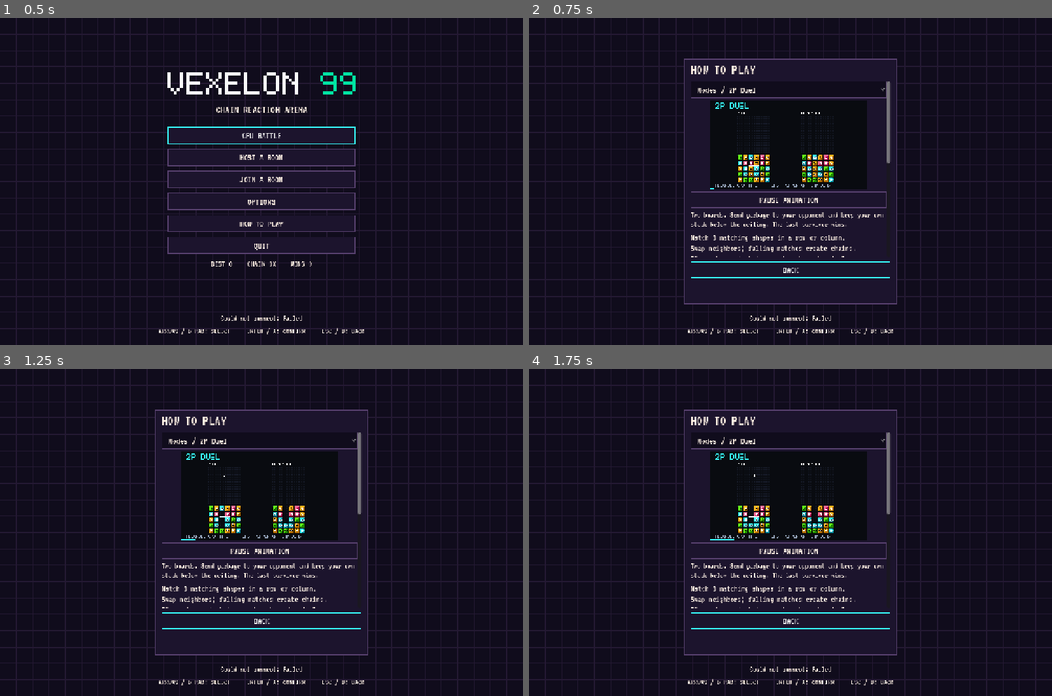
Above: before the commit, frames 1-4 (two rows, left to right).
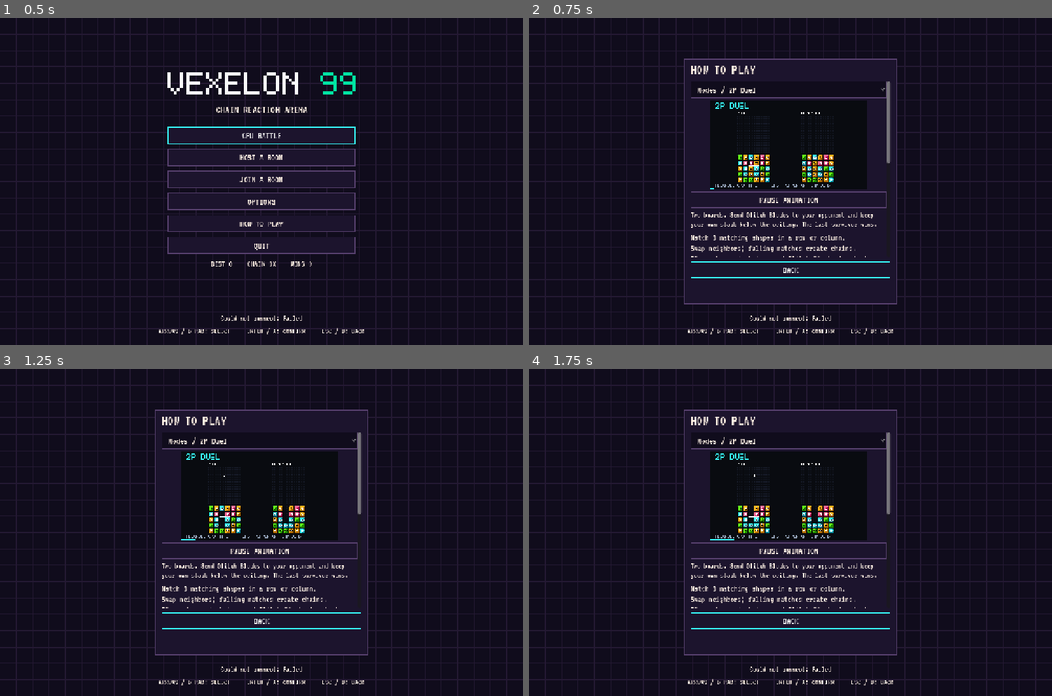
Above: after the commit, the same moments.

Repository: cdomin1/cascadia-99
Game: Godot game, scene res://scenes/main.tscn
The game is run twice, just before and just after one commit, with the same random seed, the same clock (stepped at 60 frames per second) and the same inputs.
Inputs:
- Up to frame 1 (0.5 s): no input
- Up to frame 2 (0.75 s): click "HOW TO PLAY" at 0.5 s
- Up to frame 3 (1.25 s): no input
- Up to frame 4 (1.75 s): click "CPU BATTLE" at 1.25 s

Frame 1 is identical in both runs. In frame 2, 0.4% of the frame differs, in the area x 31-68%, y 59-74%; in frame 3, 0.4%; in frame 4, 0.4%.

Commit message:
Introduce corrupted vector Glitch slabs and synchronized incoming labels

Diff:
--- a/godot/assets/tutorials/catalog.json
+++ b/godot/assets/tutorials/catalog.json
@@ -10,7 +10,7 @@
       "id": "duel",
       "title": "2P Duel",
       "group": "Modes",
-      "description": "Two boards. Send garbage to your opponent and keep your own stack below the ceiling. The last survivor wins."
+      "description": "Two boards. Send Glitch Blocks to your opponent and keep your own stack below the ceiling. The last survivor wins."
     },
     {
       "id": "quad",
@@ -22,7 +22,7 @@
       "id": "teams",
       "title": "2v2 Teams",
       "group": "Modes",
-      "description": "Two teams of two. Attack the opposing team. A surviving teammate keeps your team in the game; Pulse can rescue a teammate with pending garbage."
+      "description": "Two teams of two. Attack the opposing team. A surviving teammate keeps your team in the game; Pulse can rescue a teammate with pending Glitch Blocks."
     },
     {
       "id": "battle",
@@ -38,15 +38,15 @@
     },
     {
       "id": "garbage",
-      "title": "Break industrial garbage",
+      "title": "Glitch Break",
       "group": "Mechanics",
-      "description": "Clear next to a slab to fracture it. Garbage releases active panels from the bottom upward. Your attacks cancel pending garbage before sending any excess."
+      "description": "Clear next to a slab to fracture it. Glitch Blocks release active tiles from the bottom upward. Your attacks cancel pending Glitch Blocks before sending any excess."
     },
     {
       "id": "pulse",
       "title": "Pulse — defend & rescue",
       "group": "Flux",
-      "description": "Spend 35 Flux to remove one row-equivalent of pending garbage. If your queue is empty in teams, Pulse protects a living teammate instead. The example starts with full Flux."
+      "description": "Spend 35 Flux to remove one row-equivalent of pending Glitch Blocks. If your queue is empty in teams, Pulse protects a living teammate instead. The example starts with full Flux."
     },
     {
       "id": "shift",
--- a/godot/scripts/board_view.gd
+++ b/godot/scripts/board_view.gd
@@ -182,15 +182,7 @@
 	for block in blocks:
 		var rect = Rect2(bounds.position+Vector2(block.x*cell+cell/60,(block_y(block)-rise)*cell+cell/60),Vector2(block.width*cell-cell/30,block.height*cell-cell/30))
 		rect.position=rect.position.round()
-		view.draw_texture_rect(slab_texture(block),rect,false)
-		if not reduce_motion:
-			var age=clock-float(breaks.get(str(block.id),clock))
-			var breaking=block.get("state")=="breaking"
-			var color=Color("#38FFFF" if breaking and fx.flashing=="full" and age<.128 and int(age/.032)%2==0 else "#008299")
-			for dx in range(3,int(rect.size.x)-3,12): view.draw_rect(Rect2(rect.position+Vector2(dx,roundf(rect.size.y/2)),Vector2(6,2)),color)
-			if breaking:
-				var frame=mini(7,int(age/.032))
-				for n in range(4): view.draw_rect(Rect2(rect.position+Vector2(roundf(rect.size.x*(n+1)/5),3+frame*3),Vector2(3,minf(9,rect.size.y-6))),color)
+		paint_glitch(view,block,rect)
 	view.draw_set_transform(fx.offset())
 	var top=12
 	for y in range(grid.size()):
@@ -206,6 +198,25 @@
 		fx.bitmap_text(view,item.text,point,unit,text_color)
 	if not miniature: fx.paint(view,bounds,cell,active_ability,false,grid,rise)
 	if not cursor.is_empty(): paint_selector(view)
+
+func paint_glitch(view: Control, block: Dictionary, rect: Rect2) -> void:
+	view.draw_rect(rect,Color(neo.colors.surface))
+	view.draw_rect(rect.grow(-2),Color(neo.colors.incoming),false,2,true)
+	var breaking=block.get("state")=="breaking"
+	var age=maxf(0,clock-float(breaks.get(str(block.id),clock)))
+	var offset=mini(4,int(age/.064)) if breaking and not reduce_motion and fx.flashing=="full" else 0
+	for x in range(12,int(rect.size.x)-12,30):
+		view.draw_polyline(PackedVector2Array([rect.position+Vector2(x,7),rect.position+Vector2(x+7,14),rect.position+Vector2(x+14,7)]),Color(neo.colors.incoming),1.2,true)
+		var middle=maxf(18,rect.size.y/2)
+		var points=PackedVector2Array([Vector2(x,20),Vector2(x+offset,minf(rect.size.y-5,middle-5)),Vector2(x+12+offset,middle),Vector2(x+12,rect.size.y-5)])
+		for i in range(points.size()): points[i]+=rect.position
+		var color=Color(neo.colors.flux);color.a=.6
+		view.draw_polyline(points,color,1.2,true)
+	if breaking:
+		for x in range(20,int(rect.size.x)-10,40):
+			var points=PackedVector2Array([Vector2(x,4),Vector2(x+8+offset,rect.size.y*.35),Vector2(x-4,rect.size.y*.6),Vector2(x+12+offset,rect.size.y-4)])
+			for i in range(points.size()): points[i]+=rect.position
+			view.draw_polyline(points,Color(neo.colors.neutral),1.2,true)
 
 func draw_tile(view: Control, value: int, point: Vector2) -> void:
 	if value<1 or value>4: return
--- a/godot/scripts/main.gd
+++ b/godot/scripts/main.gd
@@ -446,7 +446,7 @@
 	var tutorials=TutorialGallery.new()
 	tutorials.reduced_effects=reduced_motion or flashing_effects=="reduced"
 	content.add_child(tutorials)
-	var text = label("Match 3 matching shapes in a row or column.\nSwap neighbors; falling matches create chains.\nBig combos and chains send garbage to rivals.\nClear next to a slab to bre …(632 unchanged characters)…
+	var text = label("Match 3 matching shapes in a row or column.\nSwap neighbors; falling matches create chains.\nBig combos and chains send Glitch Blocks to rivals.\nClear next to a slab to bre …(632 unchanged characters)…
 	text.autowrap_mode = TextServer.AUTOWRAP_WORD_SMART
 	content.add_child(text)
 	var back=button("BACK",close_modal)
@@ -563,7 +563,7 @@
 	side.add_child(flux_meter)
 	ability_timer=label("BUILD FLUX",22)
 	side.add_child(ability_timer)
-	incoming_label=label("INCOMING 0",22)
+	incoming_label=label("GLITCH INCOMING: 0",22)
 	side.add_child(incoming_label)
 	target_label=label("AUTO TARGET / WAITING FOR ATTACK",20)
 	target_label.visible=message.mode=="battle"
@@ -643,7 +643,7 @@
 	var own = message.self
 	var pending=0
 	for packet in own.get("incoming",[]): pending+=int(packet.amount)
-	incoming_label.text="INCOMING %d BLOCKS" % pending
+	incoming_label.text="GLITCH INCOMING! %d" % pending
 	if is_instance_valid(target_picker): target_picker.select(maxi(0,["random","danger","attackers","badges"].find(own.get("targetMode","random"))))
 	hud.text = "ALIVE %d   SCORE %d   KOS %d   %02d:%02d" % [message.remaining,own.score,own.kos,int(message.elapsed/60),int(message.elapsed)%60]
 	flux_label.text="FLUX %d / %d" % [own.get("flux",0),flux_config.get("max",100)]
@@ -718,7 +718,7 @@
 	if is_instance_valid(own_board): own_board.handle_event(message)
 	if is_instance_valid(battle_targeting) and battle_targeting.confirm(message):
 		attack_sequence=battle_targeting.last_sequence
-		if message.type=="attack": incoming_label.text="INCOMING %d / %s" % [message.amount,message.from]
+		if message.type=="attack": incoming_label.text="GLITCH INCOMING! %d / %s" % [message.amount,message.from]
 	match message.get("type",""):
 		"resumed": room_code=message.room;host_id=message.host
 		"resumeRejected": snapshot={};show_title();show_error("Session expired. Join a new room.")
@@ -750,7 +750,7 @@
 			if is_instance_valid(own_board): own_board.add_effect("CHAIN X%d" % message.chain if message.chain>1 else ("%d COMBO!" % message.count if message.count>3 else "+%d" % (message.count*10)))
 		"break":
 			audio.effect("clear")
-			if is_instance_valid(own_board): own_board.add_effect("BREAK!")
+			if is_instance_valid(own_board): own_board.add_effect("GLITCH BREAK!")
 		"pulse":
 			audio.effect("pulse")
 			if is_instance_valid(own_board): own_board.add_effect("TEAM RESCUE!" if message.get("assist",false) else "PULSE!")
--- a/godot/tests/vector_board_smoke.gd
+++ b/godot/tests/vector_board_smoke.gd
@@ -19,6 +19,12 @@
 	DirAccess.make_dir_recursive_absolute(ProjectSettings.globalize_path("res://../.web-smoke"))
 	board.viewport.get_texture().get_image().save_png("res://../.web-smoke/vector-native.png")
 	if board.cursor_at()!={"x":2,"y":9}: quit(1);return
+	board.blocks=[{"id":1,"x":0,"y":5,"width":6,"height":2,"state":"breaking"}]
+	board.painter.queue_redraw()
+	await process_frame
+	await process_frame
+	await RenderingServer.frame_post_draw
+	board.viewport.get_texture().get_image().save_png("res://../.web-smoke/vector-glitch-native.png")
 	print("VECTOR_NATIVE_RENDER_OK")
 	board.queue_free()
 	await process_frame
Not shown, changed: app.mjs
Not shown, changed: docs/NEO_VECTOR_IMPLEMENTATION.md
Not shown, changed: index.html
Not shown, changed: scripts/web-smoke.cjs
Not shown, changed: test/neo-vector.test.mjs
Not shown, changed: tutorials.mjs
Not shown, changed: vector-geometry.mjs
Not shown, changed: visuals.mjs
